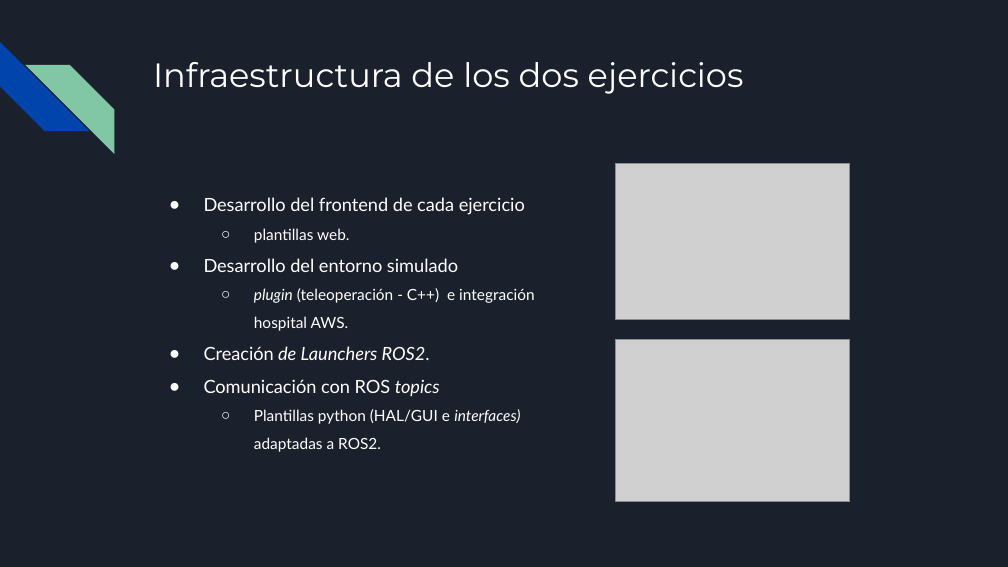
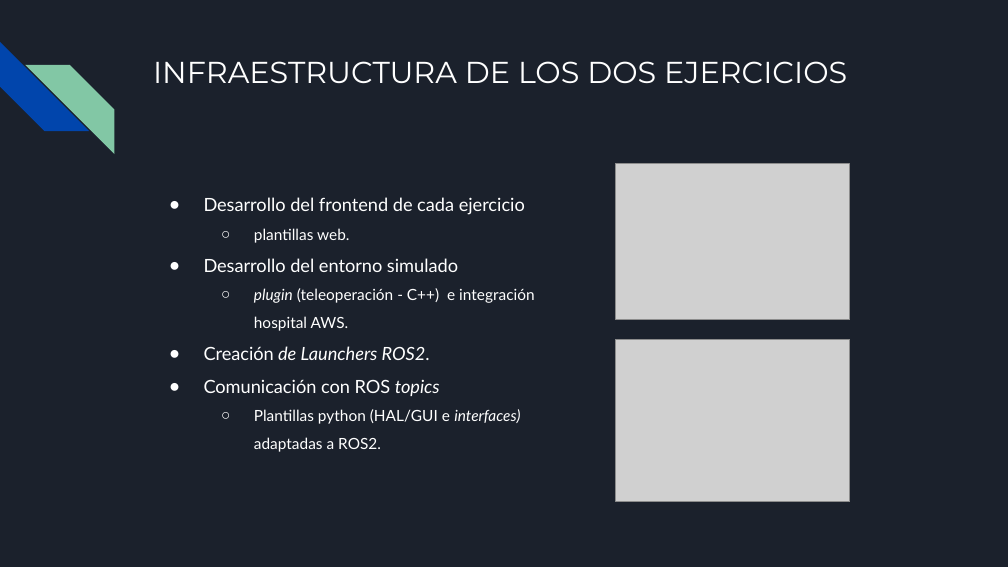
Before and after one commit to RoboticsLabURJC/2021-tfg-carlos-caminero, a slide deck: slide 9 of presentacion/presentacion.pptx (slide 8 before the commit). Drawn at 1008x567 pixels with LibreOffice and Linux fonts; fonts in the diff are those of the drawing; grey boxes stand for pictures. Boxes give left, top, right and bottom in pixels: in the first picture for what was removed or moved away, otherwise in the second. Text is boxed around its words. In the diff, an @@ line names an element or a change of style, - is before the commit and + after.

```diff
--- a/presentacion/presentacion.pptx
+++ b/presentacion/presentacion.pptx
@@ title at [153, 61, 847, 83]: text changed; size 24 to 21.6 pt @@
-Infraestructura de los dos ejercicios
+INFRAESTRUCTURA DE LOS DOS EJERCICIOS
```
Also in this commit, not shown: 15 other slides changed, 1 slide added, 1 other file.
